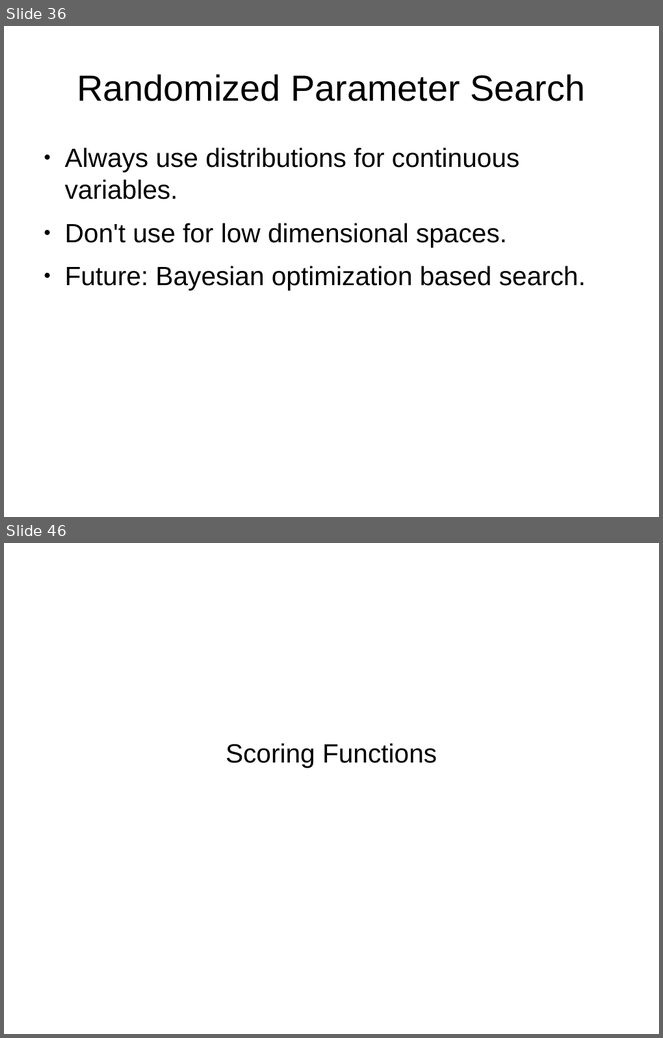
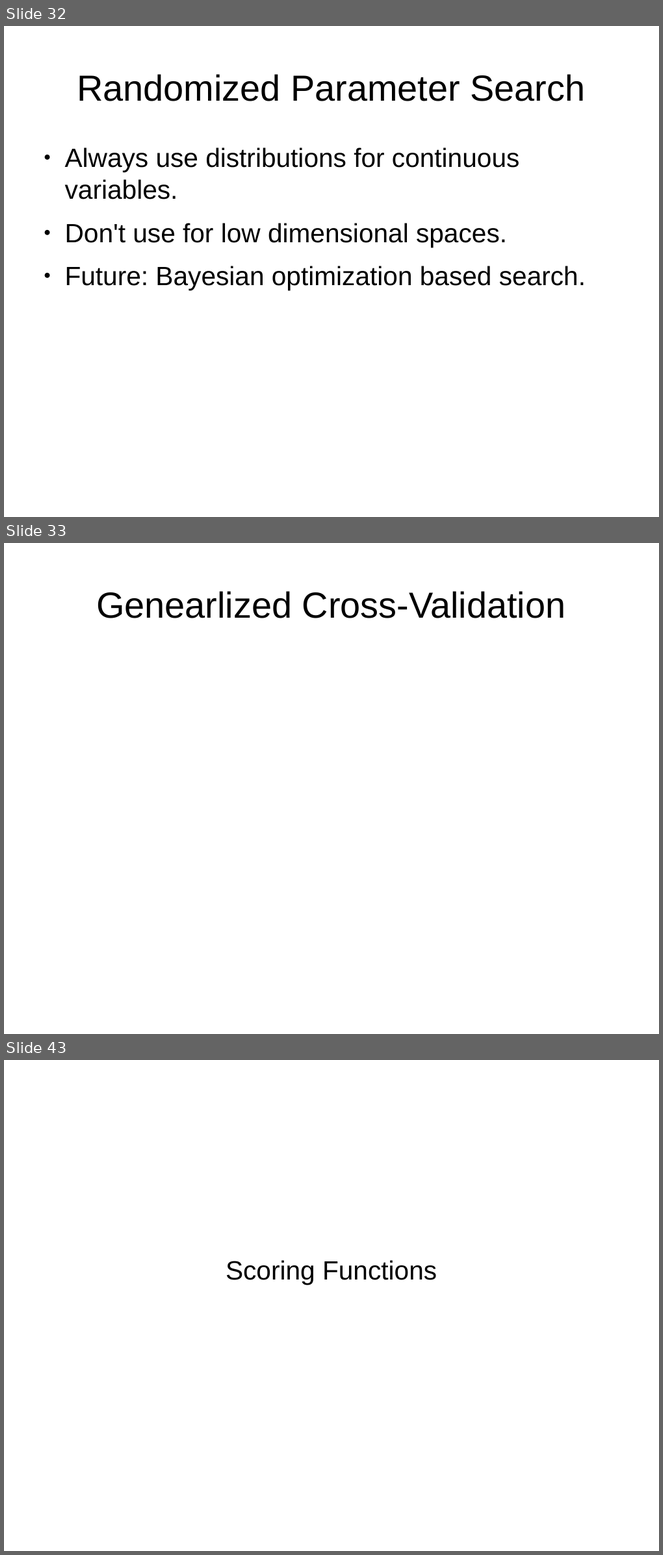
Before and after one commit to amueller/talks_odt, a slide deck: nyc-open-data-2015-andvanced-sklearn.odp. Shown one above the other, each under a label of ours: slides 36 and 46 before the commit, slides 32, 33 and 43 after it; the slides between them are not shown. The pictures are 663x1038 and 663x1555 pixels, drawn with LibreOffice and Linux fonts; fonts in the diff are those of the drawing. Boxes give left, top, right and bottom in pixels: in the first picture for what was removed or moved away, otherwise in the second. Text is boxed around its words. In the diff, an @@ line names an element or a change of style, - is before the commit and + after.

```diff
--- a/nyc-open-data-2015-andvanced-sklearn.odp
+++ b/nyc-open-data-2015-andvanced-sklearn.odp
@@ slide 33 added at [4,543,659,1034], background #FFFFFF @@
@@ title added at [96,591,566,618], 44 pt, text #000000 @@
+Genearlized Cross-Validation
@@ what was slide 36 is now slide 32 @@
@@ what was slide 46 is now slide 43 @@
```
Also in this commit, not shown: 15 slides changed, 2 other slides added, 5 slides removed.
